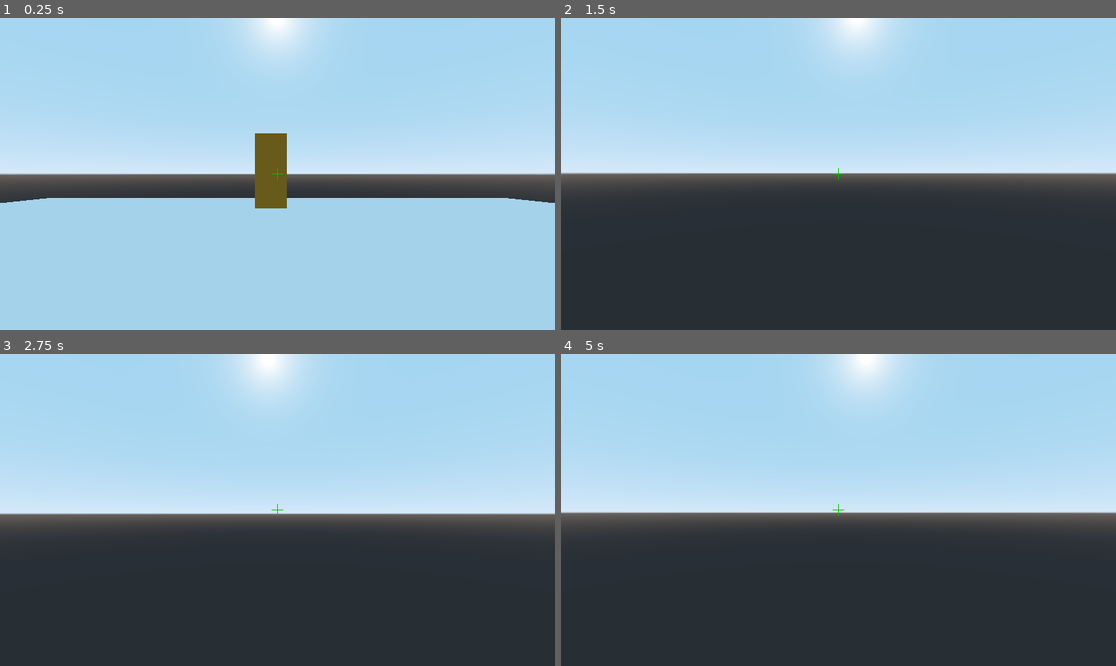
Above: before the commit, frames 1-4 (two rows, left to right).
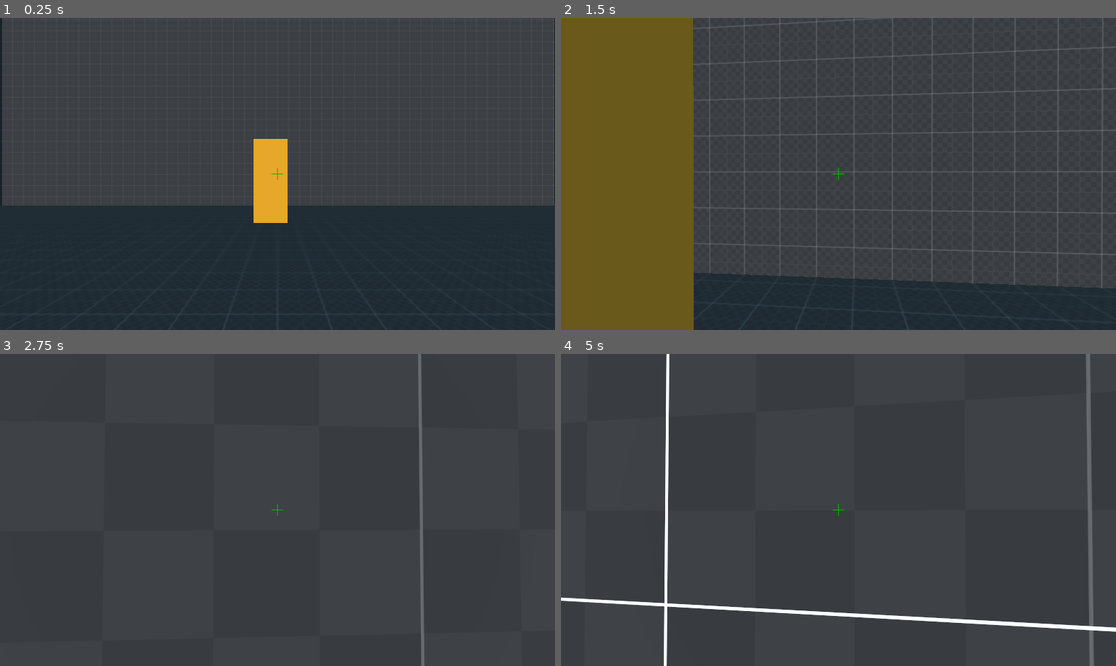
Above: after the commit, the same moments.

Repository: axelace1/BUTTON
Game: Godot game, scene res://map.tscn
The game is run twice, just before and just after one commit, with the same random seed, the same clock (stepped at 60 frames per second) and the same inputs.
Inputs (mouse positions are in pixels of both pictures, inside the frame that each line leads up to):
- Up to frame 1 (0.25 s): no input
- Up to frame 2 (1.5 s): move the mouse to (866, 174) at 0.52 s; hold Ctrl (crouch) 0.53-1.28 s; hold W (move_forward) from 0.53 s (still down); tap Space (jump) at 0.77, 0.8, 1.07, 1.35 s; move the mouse to (810, 174) at 1.27 s
- Up to frame 3 (2.75 s): keep holding W (move_forward); tap Space (jump) at 1.52, 1.82, 2.3 s; tap Ctrl (crouch) at 1.55 s; move the mouse to (288, 503) at 2.02 s; hold Shift (ability) from 2.03 s (still down)
- Up to frame 4 (5 s): keep holding W (move_forward); move the mouse to (832, 516) at 2.77 s; release Shift (ability) at 2.78 s; tap Ctrl (crouch) at 2.85, 4.35 s; tap Space (jump) at 3.02, 3.32, 3.77, 3.8, 4.07, 4.52, 4.82 s; move the mouse to (877, 513) at 3.52 s; click (877, 513) at 3.6 s; move the mouse to (794, 506) at 4.27 s

The runs differ from the first frame. In frame 1, 94% of the frame differs, in the area x 0-100%, y 0-100%; in frame 2, 65%; in frame 3, 53%; in frame 4, 55%.

Commit message:
added a dev level,
shit currently but still working on it

Diff:
--- a/Guy.gd
+++ b/Guy.gd
@@ -16,6 +16,8 @@
 export var crouch_height = 0.5
 
 var mouse_sensitivity = 0.05
+var iscrouching
+
 
 var direction = Vector3()
 var velocity = Vector3()
@@ -44,7 +46,7 @@
 func _process(delta):
 	speed = default_speed
 	var head_bonked = false
-
+	iscrouching = false
 
 
 	if is_on_floor():
@@ -63,7 +65,10 @@
 
 	if Input.is_action_pressed("crouch"):
 		pcap.shape.height -= crouch_speed * delta
-		speed = slide_speed
+		iscrouching = true
+		if is_on_floor():
+			speed = slide_speed
+
 	elif not head_bonked:
 		pcap.shape.height += crouch_speed * delta
 	pcap.shape.height = clamp(pcap.shape.height, crouch_height, default_height)
@@ -76,7 +81,7 @@
 				target.health -= damage
 
 
-	if Input.is_action_just_pressed("jump") and jumps_available > 0:
+	if Input.is_action_just_pressed("jump") and jumps_available > 0 and iscrouching == false:
 		fall.y = jump
 		jumps_available = jumps_available - 1
 
@@ -103,10 +108,10 @@
 
 	direction = direction.normalized()
 	velocity = velocity.linear_interpolate(direction * speed, acceleration * delta)
-	velocity = move_and_slide(velocity, Vector3.UP)
+	velocity = move_and_slide(velocity, Vector3.UP, true)
 
 
 
 
 
-	move_and_slide(fall, Vector3.UP)
+	move_and_slide(fall, Vector3.UP, true)
--- a/Guy.tscn
+++ b/Guy.tscn
@@ -22,6 +22,9 @@
 
 [node name="Camera" type="Camera" parent="head"]
 transform = Transform( 1, 0, 0, 0, 1, 0, 0, 0, 1, 0, -0.276568, -0.219242 )
+keep_aspect = 0
+fov = 99.7
+far = 1018.3
 
 [node name="Aimcast" type="RayCast" parent="head/Camera"]
 enabled = true
--- a/map.tscn
+++ b/map.tscn
@@ -2,24 +2,13 @@
 
 [ext_resource path="res://Guy.tscn" type="PackedScene" id=1]
 [ext_resource path="res://Badguy.tscn" type="PackedScene" id=2]
-
-[sub_resource type="BoxShape" id=1]
-
-[sub_resource type="CubeMesh" id=2]
+[ext_resource path="res://map1.tscn" type="PackedScene" id=3]
+[ext_resource path="res://worseguy.tscn" type="PackedScene" id=4]
 
 [node name="Spatial" type="Spatial"]
 
-[node name="StaticBody" type="StaticBody" parent="."]
-transform = Transform( 20, 0, 0, 0, 0.5, 0, 0, 0, 20, 0, 0, 0 )
-
-[node name="CollisionShape" type="CollisionShape" parent="StaticBody"]
-shape = SubResource( 1 )
-
-[node name="MeshInstance" type="MeshInstance" parent="StaticBody"]
-mesh = SubResource( 2 )
-
 [node name="Guy" parent="." instance=ExtResource( 1 )]
-transform = Transform( 1, 0, 0, 0, 1, 0, 0, 0, 1, 0, 2, 0 )
+transform = Transform( 1, 0, 0, 0, 1, 0, 0, 0, 1, 0, 2.43935, 0 )
 
 [node name="Badguy" parent="." instance=ExtResource( 2 )]
 transform = Transform( 1, 0, 0, 0, 2.55432, 0, 0, 0, 1, 0, 2.55, 16.9181 )
@@ -32,3 +21,35 @@
 
 [node name="Badguy4" parent="." instance=ExtResource( 2 )]
 transform = Transform( 1, 0, 0, 0, 2.55432, 0, 0, 0, 1, -0.40467, 2.55, -14.9287 )
+
+[node name="Badguy5" parent="." instance=ExtResource( 2 )]
+transform = Transform( 1, 0, 0, 0, 2.55432, 0, 0, 0, 1, -60.5057, 4.99152, 83.0374 )
+
+[node name="Badguy6" parent="." instance=ExtResource( 2 )]
+transform = Transform( 1, 0, 0, 0, 2.55432, 0, 0, 0, 1, 26.6491, 4.99152, 112.599 )
+
+[node name="Badguy7" parent="." instance=ExtResource( 2 )]
+transform = Transform( 1, 0, 0, 0, 2.55432, 0, 0, 0, 1, 29.123, 10.2498, 71.3434 )
+
+[node name="Spatial" parent="." instance=ExtResource( 3 )]
+
+[node name="worseguy" parent="." instance=ExtResource( 4 )]
+transform = Transform( 1, 0, 0, 0, 2.55432, 0, 0, 0, 1, 0, 4.55, 47 )
+
+[node name="worseguy4" parent="." instance=ExtResource( 4 )]
+transform = Transform( 1, 0, 0, 0, 2.55432, 0, 0, 0, 1, -64.5437, 4.55, 99.8352 )
+
+[node name="worseguy5" parent="." instance=ExtResource( 4 )]
+transform = Transform( 1, 0, 0, 0, 2.55432, 0, 0, 0, 1, -53.151, 4.55, 124.284 )
+
+[node name="worseguy6" parent="." instance=ExtResource( 4 )]
+transform = Transform( 1, 0, 0, 0, 2.55432, 0, 0, 0, 1, 34.8252, 4.55, 124.284 )
+
+[node name="worseguy7" parent="." instance=ExtResource( 4 )]
+transform = Transform( 1, 0, 0, 0, 2.55432, 0, 0, 0, 1, 53.9231, 13.785, 66.4694 )
+
+[node name="worseguy2" parent="." instance=ExtResource( 4 )]
+transform = Transform( 1, 0, 0, 0, 2.55432, 0, 0, 0, 1, -21.8328, 4.55, 47 )
+
+[node name="worseguy3" parent="." instance=ExtResource( 4 )]
+transform = Transform( 1, 0, 0, 0, 2.55432, 0, 0, 0, 1, -21.8328, 4.55, 61.6911 )
--- /dev/null
+++ b/map1.tscn
@@ -0,0 +1,142 @@
+[gd_scene load_steps=2 format=2]
+
+[ext_resource path="res://prototype_mat.tres" type="Material" id=1]
+
+[node name="MAP1" type="Spatial"]
+
+[node name="CSGCombiner" type="CSGCombiner" parent="."]
+transform = Transform( 1, 0, 0, 0, 1, 0, 0, 0, 1, 0.0637741, -0.819916, 0.581207 )
+use_collision = true
+
+[node name="CSGBox" type="CSGBox" parent="CSGCombiner"]
+transform = Transform( 1, 0, 0, 0, 1, 0, 0, 0, 1, 0, 10, 0 )
+use_in_baked_light = true
+lightmap_scale = 3
+width = 52.0
+height = 20.0
+depth = 46.0
+material = ExtResource( 1 )
+
+[node name="CSGBox" type="CSGBox" parent="CSGCombiner/CSGBox"]
+transform = Transform( 1, 0, 0, 0, 1, 0, 0, 0, 1, 0, 0, 1 )
+operation = 2
+width = 50.0
+height = 18.0
+depth = 46.0
+material = ExtResource( 1 )
+
+[node name="CSGBox7" type="CSGBox" parent="CSGCombiner"]
+transform = Transform( -0.999979, 0, -0.00647508, 0, 1, 0, 0.00647508, 0, -0.999979, -56.1788, 13.7669, 111.95 )
+use_in_baked_light = true
+lightmap_scale = 3
+width = 27.7998
+height = 20.4367
+depth = 46.0
+material = ExtResource( 1 )
+
+[node name="CSGBox" type="CSGBox" parent="CSGCombiner/CSGBox7"]
+transform = Transform( 1, 0, -1.39698e-09, 0, 1, 0, 1.39698e-09, 0, 1, -7.32848, -4.56723, 0.597725 )
+operation = 2
+width = 39.0715
+height = 18.9937
+depth = 39.169
+material = ExtResource( 1 )
+
+[node name="CSGBox2" type="CSGBox" parent="CSGCombiner"]
+transform = Transform( 1, 0, 0, 0, 1, 0, 0, 0, 1, 0, 6.77005, 85 )
+use_in_baked_light = true
+lightmap_scale = 3
+width = 144.0
+height = 9.1391
+depth = 104.0
+material = ExtResource( 1 )
+
+[node name="CSGBox4" type="CSGBox" parent="CSGCombiner/CSGBox2"]
+transform = Transform( 1, 0, 0, 0, 1, 0, 0, 0, 1, 0, 1, 0 )
+use_in_baked_light = true
+lightmap_scale = 3
+operation = 2
+width = 140.0
+height = 9.2985
+depth = 100.0
+material = ExtResource( 1 )
+
+[node name="CSGBox" type="CSGBox" parent="CSGCombiner/CSGBox2"]
+transform = Transform( 1, 0, 0, 0, 1, 0, 0, 0, 1, 0, 2.18171, -51 )
+operation = 2
+width = 52.0
+height = 6.48804
+material = ExtResource( 1 )
+
+[node name="CSGBox3" type="CSGBox" parent="CSGCombiner"]
+transform = Transform( 0.999996, 0.00259196, 0.00118529, -0.00284355, 0.876786, 0.481136, 0.000188935, -0.522726, 0.967732, 0, 4.48569, 27.0662 )
+use_in_baked_light = true
+lightmap_scale = 3
+width = 54.0
+height = 4.0
+depth = 11.2709
+material = ExtResource( 1 )
+
+[node name="CSGBox4" type="CSGBox" parent="CSGCombiner/CSGBox3"]
+transform = Transform( 1, 0, 0, 0, 0.999999, 0, 0, 0, 0.999999, 0, 0.352293, -0.0614567 )
+use_in_baked_light = true
+lightmap_scale = 3
+operation = 2
+width = 52.0
+height = 4.0
+depth = 13.6285
+material = ExtResource( 1 )
+
+[node name="CSGBox4" type="CSGBox" parent="CSGCombiner"]
+transform = Transform( 0.384127, 0, 0, 0, 1.01899, 0, 0, 0, 14.2707, 32.8135, 5.54071, 54.5355 )
+width = 29.5047
+height = 1.5248
+material = ExtResource( 1 )
+
+[node name="CSGBox8" type="CSGBox" parent="CSGCombiner"]
+transform = Transform( 0.384127, 0, 0, 0, 1.01899, 0, 0, 0, 14.2707, -55.1545, 9.05039, 43.414 )
+width = 5.981
+depth = 1.03516
+material = ExtResource( 1 )
+
+[node name="CSGBox9" type="CSGBox" parent="CSGCombiner"]
+transform = Transform( 0.384127, 0, 0, 0, 1.01899, 0, 0, 0, 14.2707, -57.475, 8.05039, 43.414 )
+width = 5.981
+depth = 1.03516
+material = ExtResource( 1 )
+
+[node name="CSGBox10" type="CSGBox" parent="CSGCombiner"]
+transform = Transform( 0.384127, 0, 0, 0, 1.01899, 0, 0, 0, 14.2707, -59.7073, 7.05039, 43.414 )
+width = 5.981
+depth = 1.03516
+material = ExtResource( 1 )
+
+[node name="CSGBox11" type="CSGBox" parent="CSGCombiner"]
+transform = Transform( 0.384127, 0, 0, 0, 1.01899, 0, 0, 0, 14.2707, -61.9804, 6.05039, 43.414 )
+width = 5.981
+depth = 1.03516
+material = ExtResource( 1 )
+
+[node name="CSGBox5" type="CSGBox" parent="CSGCombiner"]
+transform = Transform( 1, 0, 0, 0, 1, 0, 0, 0, 1, 34.5445, 8.19547, 66.8994 )
+width = 32.3757
+height = 1.16849
+depth = 18.401
+material = ExtResource( 1 )
+
+[node name="CSGBox6" type="CSGBox" parent="CSGCombiner"]
+transform = Transform( 1, 0, 0, 0, 1, 0, 0, 0, 1, 51.6626, 11.7636, 66.8399 )
+width = 26.9076
+height = 0.773451
+depth = 18.401
+material = ExtResource( 1 )
+
+[node name="CSGCylinder" type="CSGCylinder" parent="CSGCombiner/CSGBox6"]
+transform = Transform( 1, 0, 0, 0, 1, 0, 0, 0, 1, -9.44455, 0.0336399, 0.132843 )
+operation = 2
+radius = 2.4727
+height = 2.76849
+material = ExtResource( 1 )
+
+[node name="DirectionalLight" type="DirectionalLight" parent="."]
+transform = Transform( 1, 0, 0, 0, 1, 0, 0, 0, 1, 0, 4, -10 )
--- /dev/null
+++ b/prototype_mat.tres
@@ -0,0 +1,8 @@
+[gd_resource type="SpatialMaterial" load_steps=2 format=2]
+
+[ext_resource path="res://assets/texture_07.png" type="Texture" id=1]
+
+[resource]
+flags_world_triplanar = true
+albedo_texture = ExtResource( 1 )
+uv1_triplanar = true
--- /dev/null
+++ b/worseguy.gd
@@ -0,0 +1,14 @@
+extends KinematicBody
+
+
+
+export var health = 400
+
+
+func _ready():
+	pass
+
+
+func _process(delta):
+	if health <= 0:
+		queue_free()
--- /dev/null
+++ b/worseguy.tscn
@@ -0,0 +1,22 @@
+[gd_scene load_steps=5 format=2]
+
+[ext_resource path="res://worseguy.gd" type="Script" id=1]
+
+[sub_resource type="BoxShape" id=1]
+
+[sub_resource type="CubeMesh" id=2]
+
+[sub_resource type="SpatialMaterial" id=3]
+albedo_color = Color( 0.827451, 0.0862745, 0.0862745, 1 )
+
+[node name="worseguy" type="KinematicBody" groups=["Enemy"]]
+transform = Transform( 1, 0, 0, 0, 2.55432, 0, 0, 0, 1, 0, 2.55, 0 )
+script = ExtResource( 1 )
+
+[node name="CollisionShape" type="CollisionShape" parent="."]
+shape = SubResource( 1 )
+
+[node name="MeshInstance" type="MeshInstance" parent="."]
+use_in_baked_light = true
+mesh = SubResource( 2 )
+material/0 = SubResource( 3 )
Binary file added: assets/texture_01.png
Not shown, added: assets/texture_01.png.import
Binary file added: assets/texture_02.png
Not shown, added: assets/texture_02.png.import
Binary file added: assets/texture_03.png
Not shown, added: assets/texture_03.png.import
Binary file added: assets/texture_04.png
Not shown, added: assets/texture_04.png.import
Binary file added: assets/texture_05.png
Not shown, added: assets/texture_05.png.import
Binary file added: assets/texture_06.png
Not shown, added: assets/texture_06.png.import
(and 13 more such lines)
